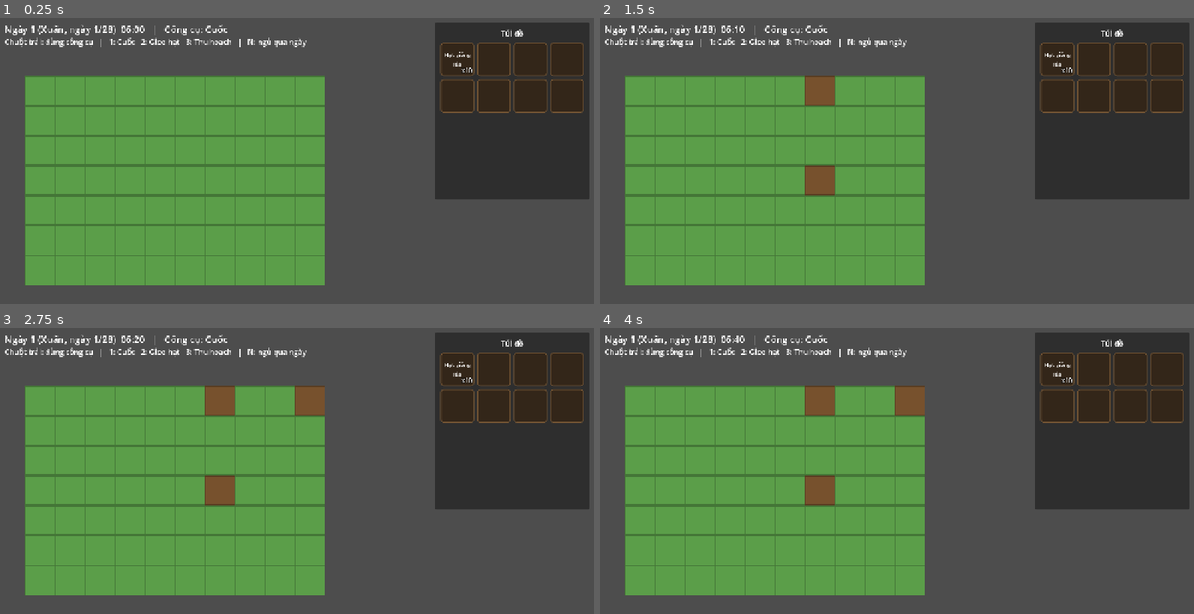
Above: before the commit, frames 1-4 (two rows, left to right).
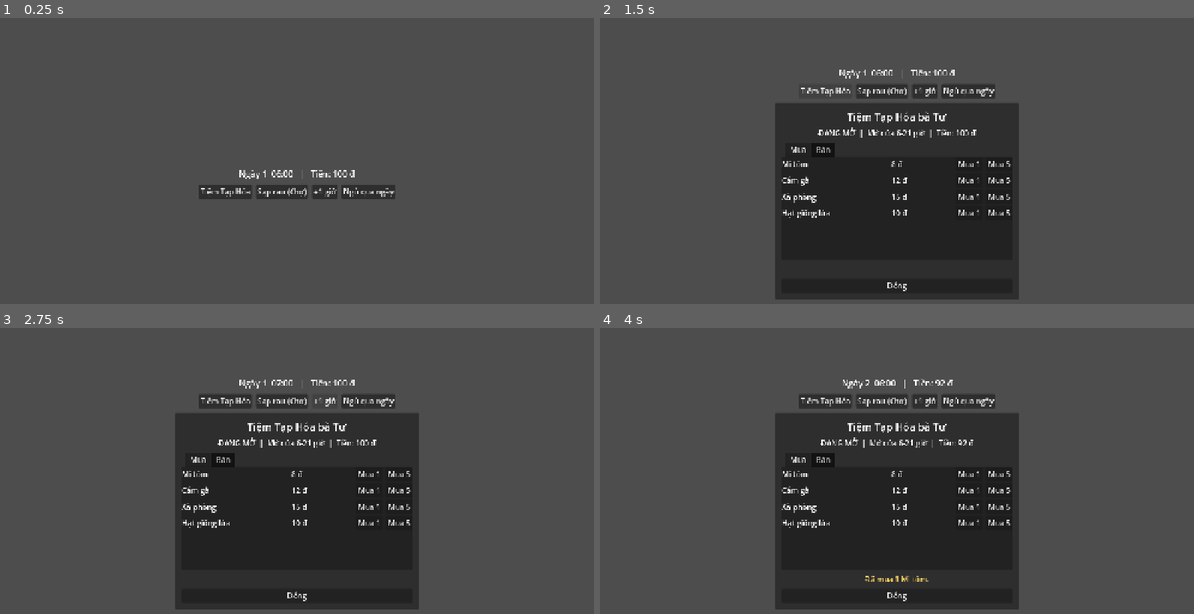
Above: after the commit, the same moments.

Repository: tmtgreen1008/Ngoi_Lang_Nho
Game: Godot game, scene res://ui/shop/shop_demo.tscn
The game is run twice, just before and just after one commit, with the same random seed, the same clock (stepped at 60 frames per second) and the same inputs. Before the commit the project starts from res://components/farming/farm_demo.tscn.
Inputs (mouse positions are in pixels of both pictures, inside the frame that each line leads up to):
- Up to frame 1 (0.25 s): no input
- Up to frame 2 (1.5 s): click (825, 192) at 0.5 s, where only the run after the commit has a clickable "Tiệm Tạp Hóa"; click (825, 92) at 1.25 s, where only the run after the commit has a clickable "Tiệm Tạp Hóa"
- Up to frame 3 (2.75 s): click (326, 402) at 2 s, where only the run after the commit has a clickable "+1 giờ"
- Up to frame 4 (4 s): click (968, 402) at 2.75 s, where only the run after the commit has a clickable "Ngủ qua ngày"; click (968, 473) at 3.5 s, where only the run after the commit has a clickable "Mua 1"

The runs differ from the first frame. In frame 1, 55% of the frame differs, in the area x 0-100%, y 1-94%; in frame 2, 67%; in frame 3, 67%; in frame 4, 67%, in the area x 0-100%, y 1-99%.

Commit message:
feat: he thong giao thuong (VendorData, VendorComponent, ShopUI, EconomyManager)
ShopUI dung chung cho moi cua hang, hang co dinh va hang ngau nhien theo ngay
(seed theo id + ngay), kiem tra gio mo cua/ton kho/tien/cho trong tui,
EconomyManager giu tien. Them du lieu mau, scene demo, anh chup.

Co-Authored-By: Claude Sonnet 5.5 <noreply@anthropic.com>

Diff:
--- /dev/null
+++ b/core/autoload/economy_manager.gd
@@ -0,0 +1,47 @@
+extends Node
+## EconomyManager (Autoload): tiền của người chơi.
+##
+## Mọi thay đổi tiền đi qua [method spend] / [method earn] để EventBus.money_changed
+## luôn được phát và HUD/ShopUI tự cập nhật.
+
+## Số tiền ban đầu của ván mới.
+@export_range(0, 1000000, 1) var starting_money: int = 100
+
+var money: int = 0
+
+
+func _ready() -> void:
+	money = starting_money
+
+
+func can_afford(amount: int) -> bool:
+	return amount >= 0 and money >= amount
+
+
+## Trừ [param amount] đồng. Trả về false (và không đổi gì) nếu không đủ tiền.
+func spend(amount: int) -> bool:
+	if amount < 0 or not can_afford(amount):
+		return false
+	_change(-amount)
+	return true
+
+
+## Cộng [param amount] đồng.
+func earn(amount: int) -> void:
+	if amount > 0:
+		_change(amount)
+
+
+func get_save_data() -> Dictionary:
+	return {"money": money}
+
+
+func load_save_data(data: Dictionary) -> void:
+	var old: int = money
+	money = maxi(0, int(data.get("money", starting_money)))
+	EventBus.money_changed.emit(money, money - old)
+
+
+func _change(delta: int) -> void:
+	money += delta
+	EventBus.money_changed.emit(money, delta)
--- /dev/null
+++ b/core/resources/vendor_data.gd
@@ -0,0 +1,57 @@
+class_name VendorData
+extends Resource
+## Dữ liệu tĩnh của một cửa hàng/sạp hàng. ShopUI chỉ cần resource này (qua
+## VendorComponent) để dựng danh sách hàng, nên một ShopUI phục vụ mọi cửa hàng.
+##
+## - Tiệm Tạp Hóa: chỉ có [member fixed_items], mở 6h-21h.
+## - Sạp ở Chợ: có [member random_pool], mỗi ngày bốc [member daily_random_count]
+##   món ngẫu nhiên, mở 5h-11h.
+
+@export var id: StringName = &""
+@export var display_name: String = ""
+
+@export_group("Giờ mở cửa")
+@export_range(0.0, 24.0, 0.5) var open_hour: float = 6.0
+@export_range(0.0, 24.0, 0.5) var close_hour: float = 21.0
+
+@export_group("Hàng bán")
+## Hàng luôn có, không giới hạn số lượng (nhu yếu phẩm).
+@export var fixed_items: Array[ItemData] = []
+## Kho hàng ngẫu nhiên: mỗi ngày bốc [member daily_random_count] món trong danh sách này.
+@export var random_pool: Array[ItemData] = []
+@export_range(0, 20, 1) var daily_random_count: int = 0
+@export_range(1, 99, 1) var daily_amount_min: int = 3
+@export_range(1, 99, 1) var daily_amount_max: int = 10
+
+@export_group("Giá")
+## Giá người chơi mua = base_price x hệ số này.
+@export_range(0.1, 10.0, 0.05) var buy_multiplier: float = 1.0
+## Giá cửa hàng thu mua lại = base_price x hệ số này.
+@export_range(0.0, 10.0, 0.05) var sell_multiplier: float = 0.5
+
+@export_group("Thu mua")
+@export var buys_from_player: bool = true
+## Chỉ thu mua các nhóm này (giá trị của ItemData.Category). Rỗng = nhận mọi loại.
+@export var buyable_categories: Array[int] = []
+
+
+## Giờ [param hour_float] (vd 13.5 = 13:30) có nằm trong giờ mở cửa không.
+func is_open_at(hour_float: float) -> bool:
+	return hour_float >= open_hour and hour_float < close_hour
+
+
+## Giá người chơi trả khi mua 1 [param item] (tối thiểu 1 đồng).
+func get_buy_price(item: ItemData) -> int:
+	return maxi(1, item.get_price(buy_multiplier))
+
+
+## Giá cửa hàng trả khi thu mua 1 [param item] từ người chơi.
+func get_sell_price(item: ItemData) -> int:
+	return item.get_price(sell_multiplier)
+
+
+## Cửa hàng có thu mua [param item] không (theo cờ và nhóm hàng).
+func accepts(item: ItemData) -> bool:
+	if not buys_from_player or item == null:
+		return false
+	return buyable_categories.is_empty() or buyable_categories.has(item.category)
--- /dev/null
+++ b/core/resources/vendor_stock_entry.gd
@@ -0,0 +1,29 @@
+class_name VendorStockEntry
+extends RefCounted
+## Một dòng hàng trong kho của cửa hàng: vật phẩm và số lượng còn lại (dữ liệu runtime).
+
+## Giá trị amount nghĩa là không giới hạn số lượng.
+const UNLIMITED: int = -1
+
+var item: ItemData
+var amount: int = UNLIMITED
+
+
+func _init(p_item: ItemData = null, p_amount: int = UNLIMITED) -> void:
+	item = p_item
+	amount = p_amount
+
+
+func is_unlimited() -> bool:
+	return amount == UNLIMITED
+
+
+## Còn đủ [param count] món để bán không.
+func has_stock(count: int) -> bool:
+	return is_unlimited() or amount >= count
+
+
+## Bán đi [param count] món (không làm gì nếu hàng không giới hạn).
+func take(count: int) -> void:
+	if not is_unlimited():
+		amount = maxi(0, amount - count)
--- /dev/null
+++ b/data/items/bap_cai.tres
@@ -0,0 +1,11 @@
+[gd_resource type="Resource" script_class="ItemData" format=3]
+
+[ext_resource type="Script" path="res://core/resources/item_data.gd" id="1_ntvlq"]
+
+[resource]
+script = ExtResource("1_ntvlq")
+id = &"bap_cai"
+display_name = "Bắp cải"
+description = "Bắp cải xanh, chắc tay."
+category = 1
+base_price = 14
--- /dev/null
+++ b/data/items/ca_chua.tres
@@ -0,0 +1,11 @@
+[gd_resource type="Resource" script_class="ItemData" format=3]
+
+[ext_resource type="Script" path="res://core/resources/item_data.gd" id="1_t0sth"]
+
+[resource]
+script = ExtResource("1_t0sth")
+id = &"ca_chua"
+display_name = "Cà chua"
+description = "Cà chua chín đỏ."
+category = 1
+base_price = 9
--- /dev/null
+++ b/data/items/cam_ga.tres
@@ -0,0 +1,11 @@
+[gd_resource type="Resource" script_class="ItemData" format=3]
+
+[ext_resource type="Script" path="res://core/resources/item_data.gd" id="1_tg7gh"]
+
+[resource]
+script = ExtResource("1_tg7gh")
+id = &"cam_ga"
+display_name = "Cám gà"
+description = "Cám cho gà ăn."
+category = 4
+base_price = 12
--- /dev/null
+++ b/data/items/dua_leo.tres
@@ -0,0 +1,11 @@
+[gd_resource type="Resource" script_class="ItemData" format=3]
+
+[ext_resource type="Script" path="res://core/resources/item_data.gd" id="1_r0r77"]
+
+[resource]
+script = ExtResource("1_r0r77")
+id = &"dua_leo"
+display_name = "Dưa leo"
+description = "Dưa leo giòn mát."
+category = 1
+base_price = 8
--- /dev/null
+++ b/data/items/mi_tom.tres
@@ -0,0 +1,11 @@
+[gd_resource type="Resource" script_class="ItemData" format=3]
+
+[ext_resource type="Script" path="res://core/resources/item_data.gd" id="1_iau6v"]
+
+[resource]
+script = ExtResource("1_iau6v")
+id = &"mi_tom"
+display_name = "Mì tôm"
+description = "Gói mì ăn liền, no nhanh."
+category = 2
+base_price = 8
--- /dev/null
+++ b/data/items/rau_muong.tres
@@ -0,0 +1,11 @@
+[gd_resource type="Resource" script_class="ItemData" format=3]
+
+[ext_resource type="Script" path="res://core/resources/item_data.gd" id="1_ajog6"]
+
+[resource]
+script = ExtResource("1_ajog6")
+id = &"rau_muong"
+display_name = "Rau muống"
+description = "Bó rau muống tươi."
+category = 1
+base_price = 6
--- /dev/null
+++ b/data/items/trung_ga.tres
@@ -0,0 +1,11 @@
+[gd_resource type="Resource" script_class="ItemData" format=3]
+
+[ext_resource type="Script" path="res://core/resources/item_data.gd" id="1_720he"]
+
+[resource]
+script = ExtResource("1_720he")
+id = &"trung_ga"
+display_name = "Trứng gà"
+description = "Trứng gà ta."
+category = 2
+base_price = 7
--- /dev/null
+++ b/data/items/xa_phong.tres
@@ -0,0 +1,10 @@
+[gd_resource type="Resource" script_class="ItemData" format=3]
+
+[ext_resource type="Script" path="res://core/resources/item_data.gd" id="1_3vkc7"]
+
+[resource]
+script = ExtResource("1_3vkc7")
+id = &"xa_phong"
+display_name = "Xà phòng"
+description = "Bánh xà phòng giặt đồ."
+base_price = 15
--- a/project.godot
+++ b/project.godot
@@ -5,13 +5,14 @@
 
 config/name="Hương Quê"
 config/features=PackedStringArray("4.7", "GL Compatibility")
-run/main_scene="res://components/farming/farm_demo.tscn"
+run/main_scene="res://ui/shop/shop_demo.tscn"
 
 [autoload]
 
 EventBus="*res://core/autoload/event_bus.gd"
 TimeManager="*res://core/autoload/time_manager.gd"
 ItemDatabase="*res://core/autoload/item_database.gd"
+EconomyManager="*res://core/autoload/economy_manager.gd"
 
 [display]
 
--- /dev/null
+++ b/ui/shop/shop_demo.gd
@@ -0,0 +1,77 @@
+extends Control
+## Scene demo cửa hàng: hai nút mở Tiệm Tạp Hóa và Sạp rau ở Chợ, dùng CHUNG một ShopUI.
+## Nút "+1 giờ" / "Ngủ qua ngày" để thử giờ đóng/mở cửa và hàng ngẫu nhiên mỗi ngày.
+
+const SHOP_UI_SCENE: PackedScene = preload("res://ui/shop/shop_ui.tscn")
+const GROCERY_DATA: VendorData = preload("res://data/vendors/tap_hoa.tres")
+const MARKET_DATA: VendorData = preload("res://data/vendors/thuong_lai_rau.tres")
+
+var player_inventory: InventoryComponent
+var grocery: VendorComponent
+var market: VendorComponent
+var shop_ui: ShopUI
+
+var _status_label: Label
+
+
+func _ready() -> void:
+	set_anchors_preset(Control.PRESET_FULL_RECT)
+	TimeManager.pause()  # Demo tự điều khiển giờ bằng nút để dễ thử.
+
+	player_inventory = InventoryComponent.new()
+	player_inventory.owner_id = &"player"
+	player_inventory.slot_count = 16
+	add_child(player_inventory)
+	player_inventory.add_item(ItemDatabase.get_item(&"lua"), 12)
+	player_inventory.add_item(ItemDatabase.get_item(&"trung_ga"), 4)
+
+	grocery = _make_vendor(GROCERY_DATA)
+	market = _make_vendor(MARKET_DATA)
+
+	var root := VBoxContainer.new()
+	root.set_anchors_preset(Control.PRESET_FULL_RECT)
+	root.add_theme_constant_override("separation", 10)
+	root.alignment = BoxContainer.ALIGNMENT_CENTER
+	add_child(root)
+
+	_status_label = Label.new()
+	_status_label.horizontal_alignment = HORIZONTAL_ALIGNMENT_CENTER
+	_status_label.add_theme_font_size_override("font_size", 18)
+	root.add_child(_status_label)
+
+	var buttons := HBoxContainer.new()
+	buttons.alignment = BoxContainer.ALIGNMENT_CENTER
+	buttons.add_theme_constant_override("separation", 8)
+	root.add_child(buttons)
+	_add_button(buttons, "Tiệm Tạp Hóa", func() -> void: shop_ui.open(grocery, player_inventory))
+	_add_button(buttons, "Sạp rau (Chợ)", func() -> void: shop_ui.open(market, player_inventory))
+	_add_button(buttons, "+1 giờ", func() -> void: TimeManager.advance_minutes(60))
+	_add_button(buttons, "Ngủ qua ngày", func() -> void: TimeManager.sleep_until_morning())
+
+	shop_ui = SHOP_UI_SCENE.instantiate()
+	shop_ui.size_flags_horizontal = Control.SIZE_SHRINK_CENTER
+	root.add_child(shop_ui)
+
+	EventBus.money_changed.connect(func(_a: int, _d: int) -> void: _update_status())
+	EventBus.time_ticked.connect(func(_h: int, _m: int) -> void: _update_status())
+	_update_status()
+
+
+func _make_vendor(data: VendorData) -> VendorComponent:
+	var vendor := VendorComponent.new()
+	vendor.data = data
+	add_child(vendor)
+	return vendor
+
+
+func _add_button(parent: Node, text: String, on_pressed: Callable) -> void:
+	var button := Button.new()
+	button.text = text
+	button.pressed.connect(on_pressed)
+	parent.add_child(button)
+
+
+func _update_status() -> void:
+	_status_label.text = "Ngày %d  %s   |   Tiền: %d đ" % [
+		TimeManager.day, TimeManager.get_time_string(), EconomyManager.money,
+	]
--- /dev/null
+++ b/ui/shop/shop_demo.tscn
@@ -0,0 +1,10 @@
+[gd_scene load_steps=2 format=3]
+
+[ext_resource type="Script" path="res://ui/shop/shop_demo.gd" id="1_demo"]
+
+[node name="ShopDemo" type="Control"]
+layout_mode = 3
+anchors_preset = 15
+anchor_right = 1.0
+anchor_bottom = 1.0
+script = ExtResource("1_demo")
--- /dev/null
+++ b/ui/shop/shop_ui.gd
@@ -0,0 +1,157 @@
+class_name ShopUI
+extends PanelContainer
+## Giao diện cửa hàng DUY NHẤT dùng cho mọi Vendor. Hàng hóa, giá và giờ mở cửa
+## đều lấy từ VendorData của VendorComponent được truyền vào [method open].
+##
+## UI không tự sửa tiền hay kho đồ: mọi giao dịch gọi VendorComponent.buy()/sell()
+## rồi hiển thị lỗi trả về. UI tự vẽ lại khi nghe EventBus (tiền, kho, giờ).
+
+@onready var _title_label: Label = $Margin/VBox/TitleLabel
+@onready var _info_label: Label = $Margin/VBox/InfoLabel
+@onready var _tabs: TabContainer = $Margin/VBox/Tabs
+@onready var _buy_list: VBoxContainer = $Margin/VBox/Tabs/BuyTab/BuyList
+@onready var _sell_list: VBoxContainer = $Margin/VBox/Tabs/SellTab/SellList
+@onready var _message_label: Label = $Margin/VBox/MessageLabel
+@onready var _close_button: Button = $Margin/VBox/CloseButton
+
+var _vendor: VendorComponent
+var _buyer: InventoryComponent
+
+
+func _ready() -> void:
+	_tabs.set_tab_title(0, "Mua")
+	_tabs.set_tab_title(1, "Bán")
+	_close_button.pressed.connect(close)
+	EventBus.money_changed.connect(func(_amount: int, _delta: int) -> void: _refresh())
+	EventBus.inventory_changed.connect(func(_owner: StringName) -> void: _refresh())
+	EventBus.time_ticked.connect(func(_h: int, _m: int) -> void: _refresh())
+	hide()
+
+
+## Mở cửa hàng của [param vendor] cho người chơi có kho [param buyer].
+func open(vendor: VendorComponent, buyer: InventoryComponent) -> void:
+	if _vendor != null:
+		close()  # Đổi sang cửa hàng khác: đóng cửa hàng cũ để EventBus.shop_closed được phát.
+	_vendor = vendor
+	_buyer = buyer
+	_vendor.stock_changed.connect(_refresh)
+	_message_label.text = ""
+	show()
+	_refresh()
+	EventBus.shop_opened.emit(vendor.data)
+
+
+func close() -> void:
+	if _vendor == null:
+		return
+	if _vendor.stock_changed.is_connected(_refresh):
+		_vendor.stock_changed.disconnect(_refresh)
+	var data: VendorData = _vendor.data
+	_vendor = null
+	_buyer = null
+	hide()
+	EventBus.shop_closed.emit(data)
+
+
+func _refresh() -> void:
+	if _vendor == null or not visible:
+		return
+	var data: VendorData = _vendor.data
+	var is_open: bool = _vendor.is_open()
+	_title_label.text = data.display_name
+	_info_label.text = "%s  |  Mở cửa %s-%s giờ  |  Tiền: %d đ" % [
+		"ĐANG MỞ" if is_open else "ĐÃ ĐÓNG CỬA",
+		_format_hour(data.open_hour),
+		_format_hour(data.close_hour),
+		EconomyManager.money,
+	]
+	_rebuild_buy_list(is_open)
+	_rebuild_sell_list(is_open)
+
+
+func _rebuild_buy_list(is_open: bool) -> void:
+	_clear(_buy_list)
+	var data: VendorData = _vendor.data
+	for entry: VendorStockEntry in _vendor.stock:
+		var price: int = data.get_buy_price(entry.item)
+		var stock_text: String = "" if entry.is_unlimited() else "còn %d" % entry.amount
+		var row: HBoxContainer = _make_row(entry.item.display_name, "%d đ  %s" % [price, stock_text])
+		for count: int in [1, 5]:
+			var can_buy: bool = is_open and entry.has_stock(count) and EconomyManager.can_afford(price * count)
+			row.add_child(_make_button("Mua %d" % count, can_buy, _on_buy_pressed.bind(entry.item, count)))
+		_buy_list.add_child(row)
+	if _vendor.stock.is_empty():
+		_buy_list.add_child(_make_hint("Hôm nay không có hàng."))
+
+
+func _rebuild_sell_list(is_open: bool) -> void:
+	_clear(_sell_list)
+	var data: VendorData = _vendor.data
+	if not data.buys_from_player:
+		_sell_list.add_child(_make_hint("Cửa hàng này không thu mua đồ."))
+		return
+	var seen: Dictionary = {}
+	for slot: InventorySlot in _buyer.slots:
+		if slot.is_empty() or seen.has(slot.item.id) or not data.accepts(slot.item):
+			continue
+		seen[slot.item.id] = true
+		var owned: int = _buyer.count_of(slot.item)
+		var price: int = data.get_sell_price(slot.item)
+		var row: HBoxContainer = _make_row(slot.item.display_name, "%d đ  (có %d)" % [price, owned])
+		row.add_child(_make_button("Bán 1", is_open, _on_sell_pressed.bind(slot.item, 1)))
+		row.add_child(_make_button("Bán hết", is_open, _on_sell_pressed.bind(slot.item, owned)))
+		_sell_list.add_child(row)
+	if seen.is_empty():
+		_sell_list.add_child(_make_hint("Bạn không có món nào cửa hàng thu mua."))
+
+
+func _on_buy_pressed(item: ItemData, count: int) -> void:
+	var error: String = _vendor.buy(item, count, _buyer)
+	_message_label.text = error if not error.is_empty() else "Đã mua %d %s." % [count, item.display_name]
+
+
+func _on_sell_pressed(item: ItemData, count: int) -> void:
+	var error: String = _vendor.sell(item, count, _buyer)
+	_message_label.text = error if not error.is_empty() else "Đã bán %d %s." % [count, item.display_name]
+
+
+func _make_row(name_text: String, detail_text: String) -> HBoxContainer:
+	var row := HBoxContainer.new()
+	row.add_theme_constant_override("separation", 8)
+	var name_label := Label.new()
+	name_label.text = name_text
+	name_label.size_flags_horizontal = Control.SIZE_EXPAND_FILL
+	row.add_child(name_label)
+	var detail_label := Label.new()
+	detail_label.text = detail_text
+	detail_label.custom_minimum_size.x = 130
+	row.add_child(detail_label)
+	return row
+
+
+func _make_button(text: String, enabled: bool, on_pressed: Callable) -> Button:
+	var button := Button.new()
+	button.text = text
+	button.disabled = not enabled
+	button.pressed.connect(on_pressed)
+	return button
+
+
+func _make_hint(text: String) -> Label:
+	var label := Label.new()
+	label.text = text
+	label.modulate = Color(1, 1, 1, 0.6)
+	return label
+
+
+func _clear(container: Node) -> void:
+	for child: Node in container.get_children():
+		container.remove_child(child)
+		child.queue_free()
+
+
+## 5.0 -> "5", 21.5 -> "21:30".
+static func _format_hour(hour_float: float) -> String:
+	var hours: int = int(hour_float)
+	var minutes: int = roundi((hour_float - hours) * 60.0)
+	return str(hours) if minutes == 0 else "%d:%02d" % [hours, minutes]
--- /dev/null
+++ b/ui/shop/shop_ui.tscn
@@ -0,0 +1,61 @@
+[gd_scene load_steps=2 format=3]
+
+[ext_resource type="Script" path="res://ui/shop/shop_ui.gd" id="1_shop"]
+
+[node name="ShopUI" type="PanelContainer"]
+custom_minimum_size = Vector2(520, 420)
+script = ExtResource("1_shop")
+
+[node name="Margin" type="MarginContainer" parent="."]
+layout_mode = 2
+theme_override_constants/margin_left = 14
+theme_override_constants/margin_top = 14
+theme_override_constants/margin_right = 14
+theme_override_constants/margin_bottom = 14
+
+[node name="VBox" type="VBoxContainer" parent="Margin"]
+layout_mode = 2
+theme_override_constants/separation = 8
+
+[node name="TitleLabel" type="Label" parent="Margin/VBox"]
+layout_mode = 2
+theme_override_font_sizes/font_size = 22
+text = "Cửa hàng"
+horizontal_alignment = 1
+
+[node name="InfoLabel" type="Label" parent="Margin/VBox"]
+layout_mode = 2
+horizontal_alignment = 1
+
+[node name="Tabs" type="TabContainer" parent="Margin/VBox"]
+layout_mode = 2
+size_flags_vertical = 3
+current_tab = 0
+
+[node name="BuyTab" type="ScrollContainer" parent="Margin/VBox/Tabs"]
+layout_mode = 2
+horizontal_scroll_mode = 0
+metadata/_tab_index = 0
+
+[node name="BuyList" type="VBoxContainer" parent="Margin/VBox/Tabs/BuyTab"]
+layout_mode = 2
+size_flags_horizontal = 3
+
+[node name="SellTab" type="ScrollContainer" parent="Margin/VBox/Tabs"]
+visible = false
+layout_mode = 2
+horizontal_scroll_mode = 0
+metadata/_tab_index = 1
+
+[node name="SellList" type="VBoxContainer" parent="Margin/VBox/Tabs/SellTab"]
+layout_mode = 2
+size_flags_horizontal = 3
+
+[node name="MessageLabel" type="Label" parent="Margin/VBox"]
+layout_mode = 2
+theme_override_colors/font_color = Color(1, 0.85, 0.4, 1)
+horizontal_alignment = 1
+
+[node name="CloseButton" type="Button" parent="Margin/VBox"]
+layout_mode = 2
+text = "Đóng"
Not shown, added: components/vendor/vendor_component.gd
Not shown, added: components/vendor/vendor_component.gd.uid
Not shown, added: core/autoload/economy_manager.gd.uid
Not shown, added: core/resources/vendor_data.gd.uid
Not shown, added: core/resources/vendor_stock_entry.gd.uid
Not shown, added: data/vendors/tap_hoa.tres
Not shown, added: data/vendors/thuong_lai_rau.tres
Not shown, added: docs/screenshots/farming_1_planted.png.import
Not shown, added: docs/screenshots/farming_2_growing.png.import
Not shown, added: docs/screenshots/farming_3_ripe.png.import
Not shown, added: docs/screenshots/farming_4_harvested.png.import
Binary file added: docs/screenshots/shop_1_grocery.png
(and 6 more such lines)
